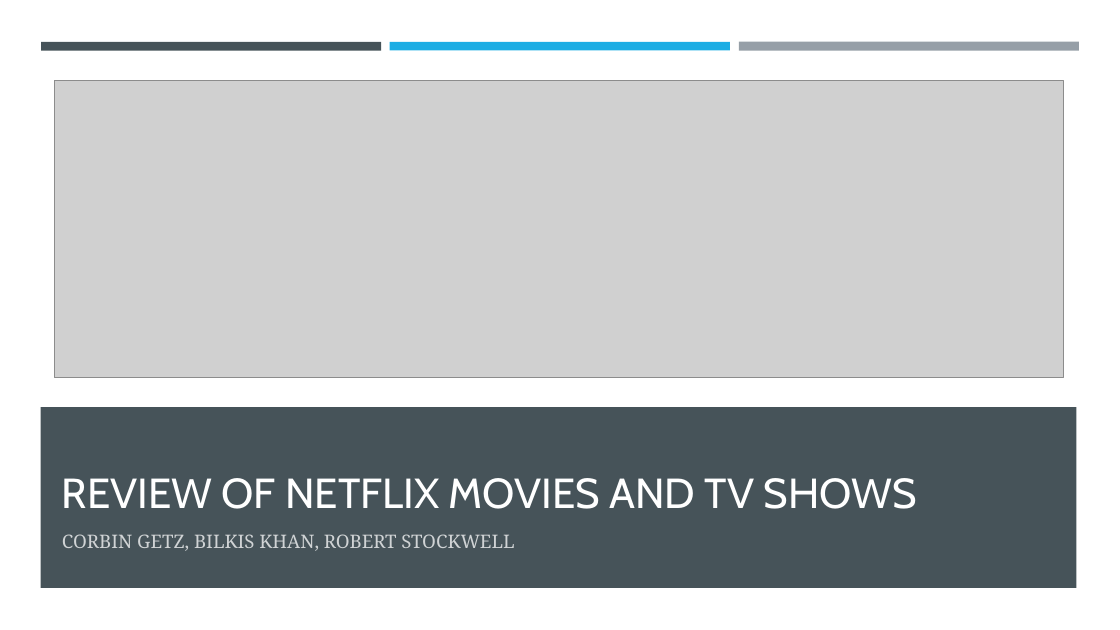
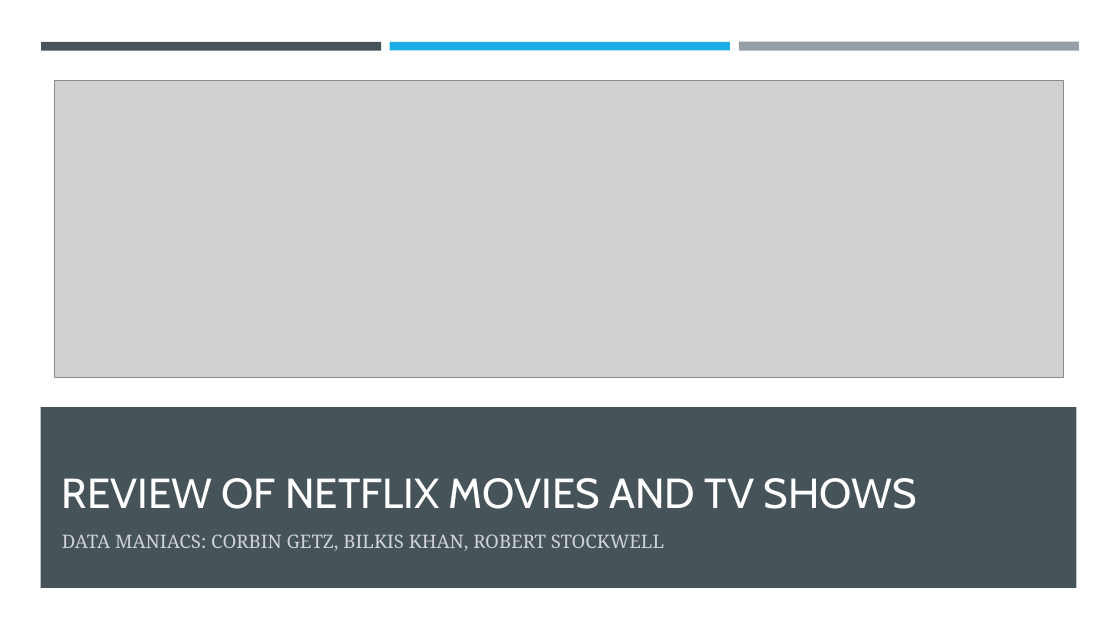
Before and after one commit to a-stockwell/CIDM6312-Project, a slide deck: slide 1 of review_of_netflix_movies_and_tv_shows.pptx. Drawn at 1120x630 pixels with LibreOffice and Linux fonts; fonts in the diff are those of the drawing; grey boxes stand for pictures. Boxes give left, top, right and bottom in pixels: in the first picture for what was removed or moved away, otherwise in the second. Text is boxed around its words. In the diff, an @@ line names an element or a change of style, - is before the commit and + after.

```diff
--- a/review_of_netflix_movies_and_tv_shows.pptx
+++ b/review_of_netflix_movies_and_tv_shows.pptx
@@ subtitle at [62,534,664,551]: text changed @@
-CORBIN GETZ, BILKIS KHAN, ROBERT STOCKWELL
+DATA MANIACS: CORBIN GETZ, BILKIS KHAN, ROBERT STOCKWELL
```
Also in this commit, not shown: 1 other slide changed.
